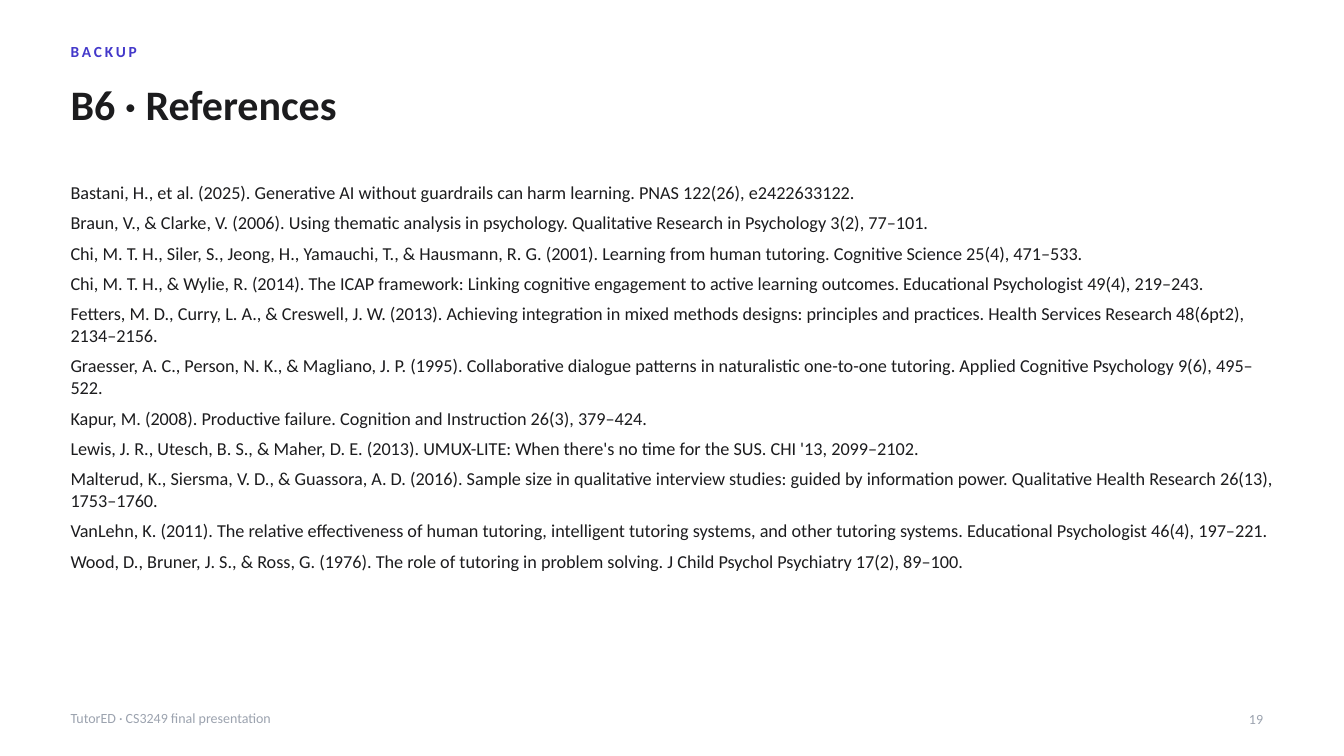
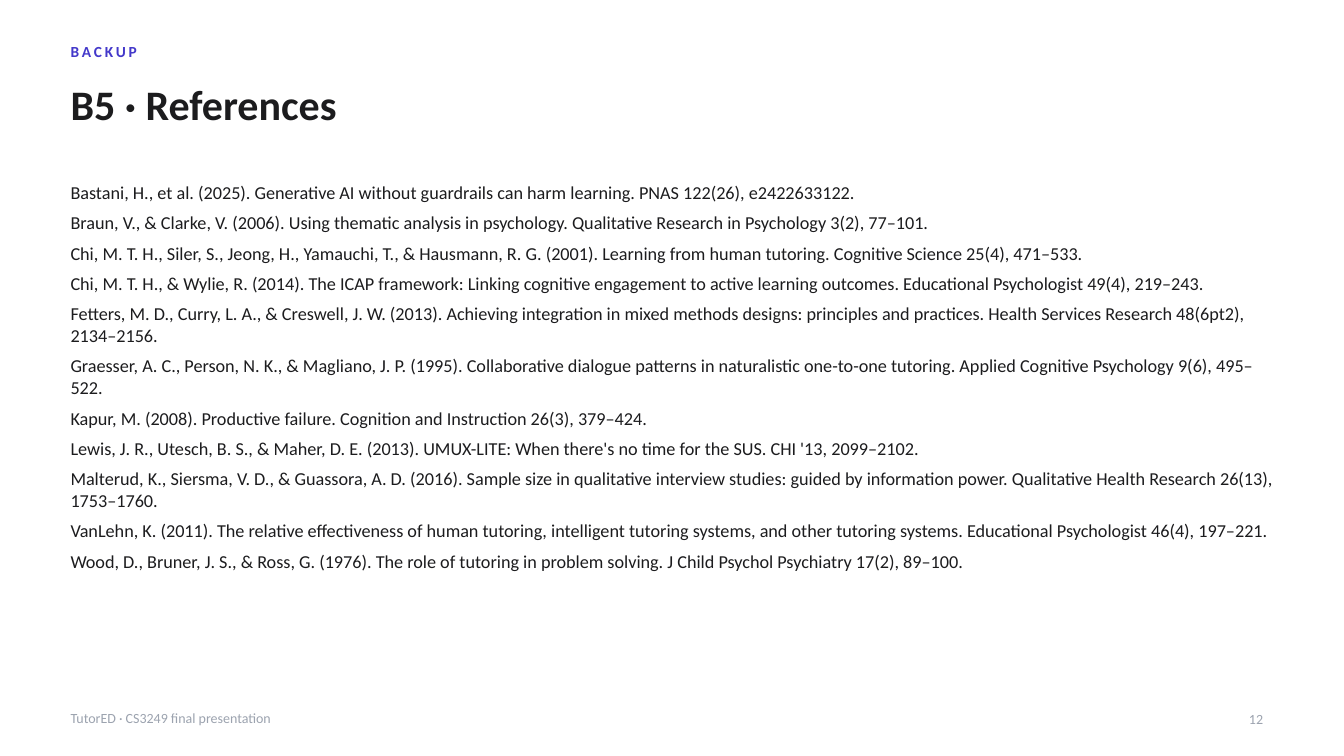
Before and after one commit to lucasisnotcool/ChatterED, a slide deck: slide 12 of docs/group/final-presentation/UserStudy_Lucas.pptx (slide 19 before the commit). Drawn at 1344x756 pixels with LibreOffice and Linux fonts; fonts in the diff are those of the drawing. Boxes give left, top, right and bottom in pixels: in the first picture for what was removed or moved away, otherwise in the second. Text is boxed around its words. In the diff, an @@ line names an element or a change of style, - is before the commit and + after.

```diff
--- a/docs/group/final-presentation/UserStudy_Lucas.pptx
+++ b/docs/group/final-presentation/UserStudy_Lucas.pptx
@@ title at <box>71,91,337,121</box>: text changed @@
-B6 · References
+B5 · References
@@ page number at <box>1249,715,1263,724</box>: text changed @@
-19
+12
```
Also in this commit, not shown: 6 other slides changed, 2 slides added, 9 slides removed.
